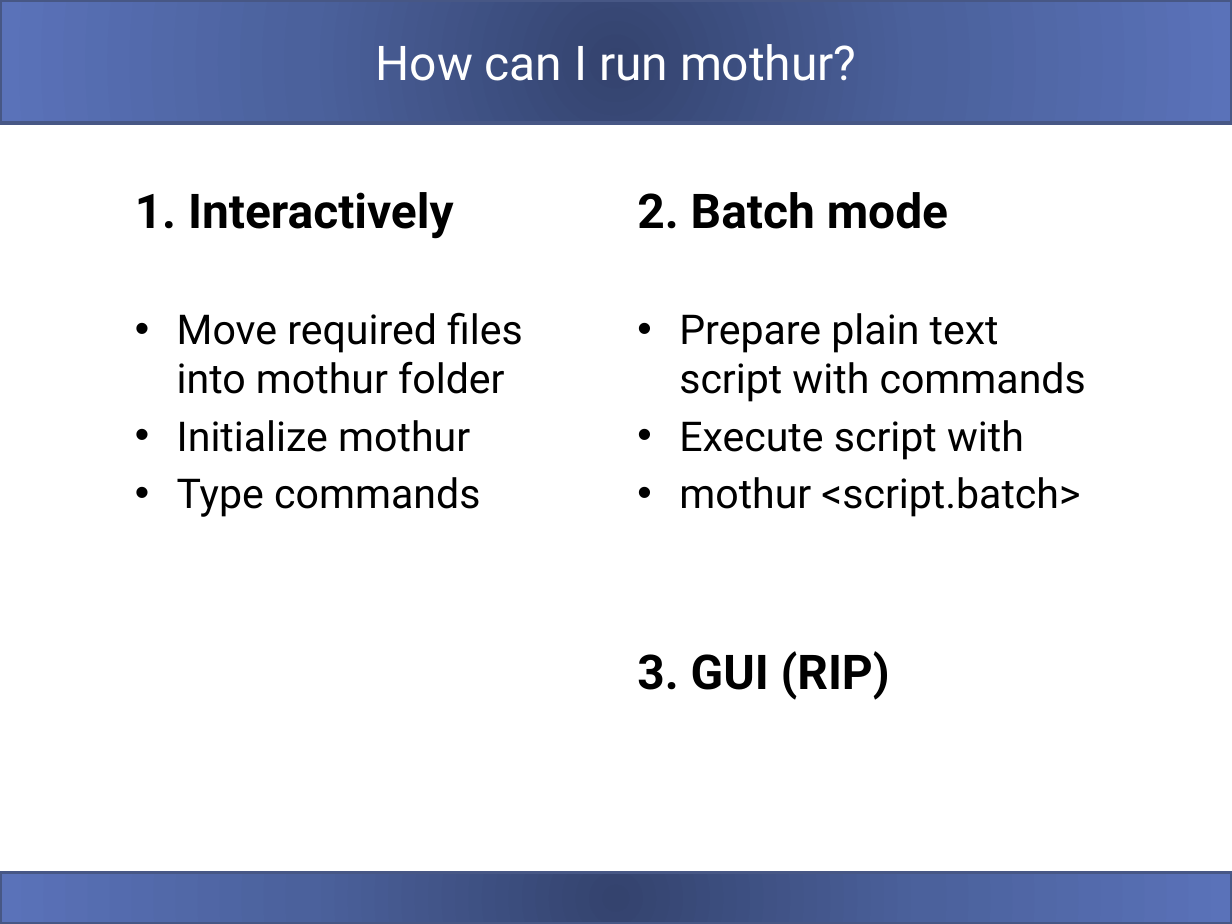
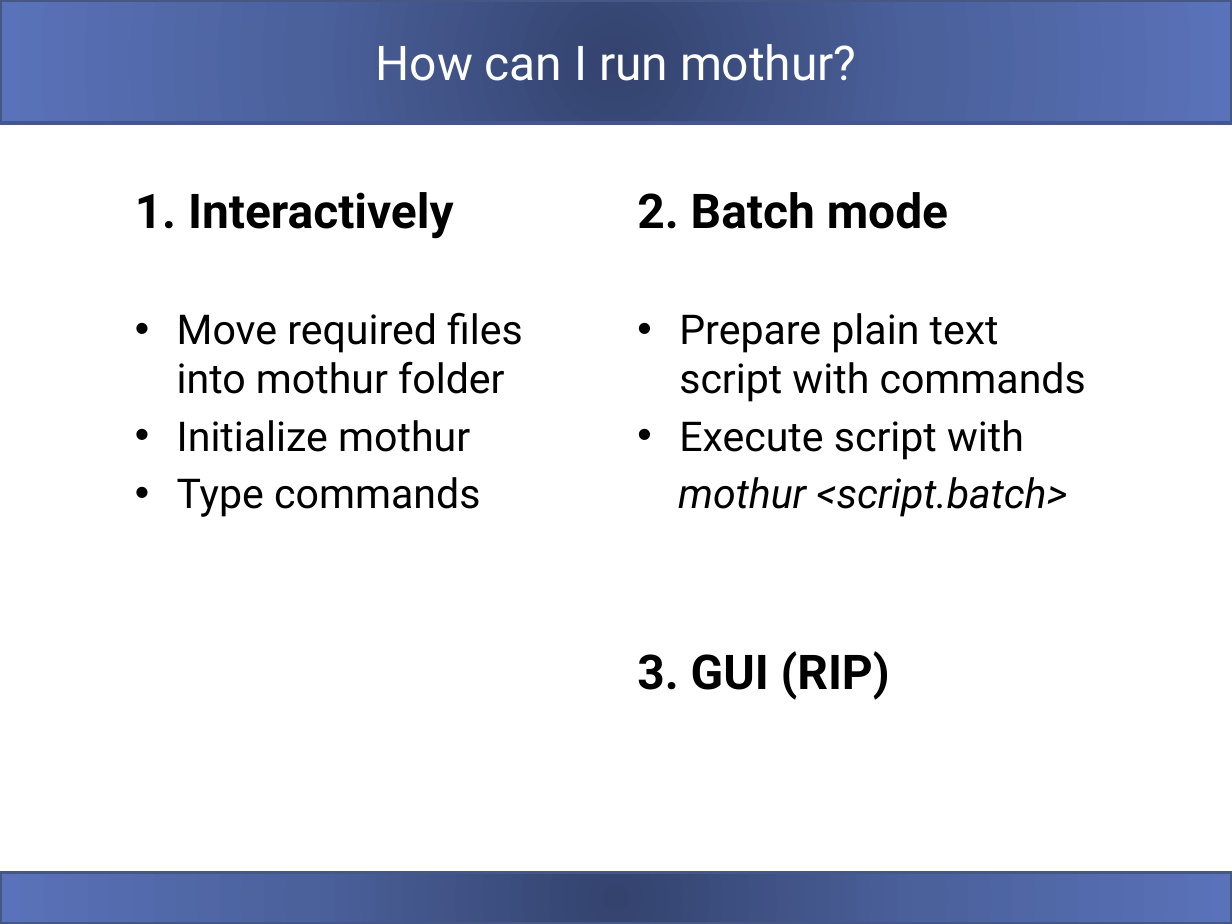
Before and after one commit to carden24/2018_Taller_Genomica_ambiental, a slide deck: slide 14 of W3_16S_analysis.pptx (slide 4 before the commit). Drawn at 1232x924 pixels with LibreOffice and Linux fonts; fonts in the diff are those of the drawing. Boxes give left, top, right and bottom in pixels: in the first picture for what was removed or moved away, otherwise in the second. Text is boxed around its words. In the diff, an @@ line names an element or a change of style, - is before the commit and + after.

```diff
--- a/W3_16S_analysis.pptx
+++ b/W3_16S_analysis.pptx
@@ text at <box>678,477,1067,517</box>: italic on in "mothur <script.batch>"; bullet • to none @@
```
Also in this commit, not shown: 2 other slides changed, 12 slides added, 10 other files.
